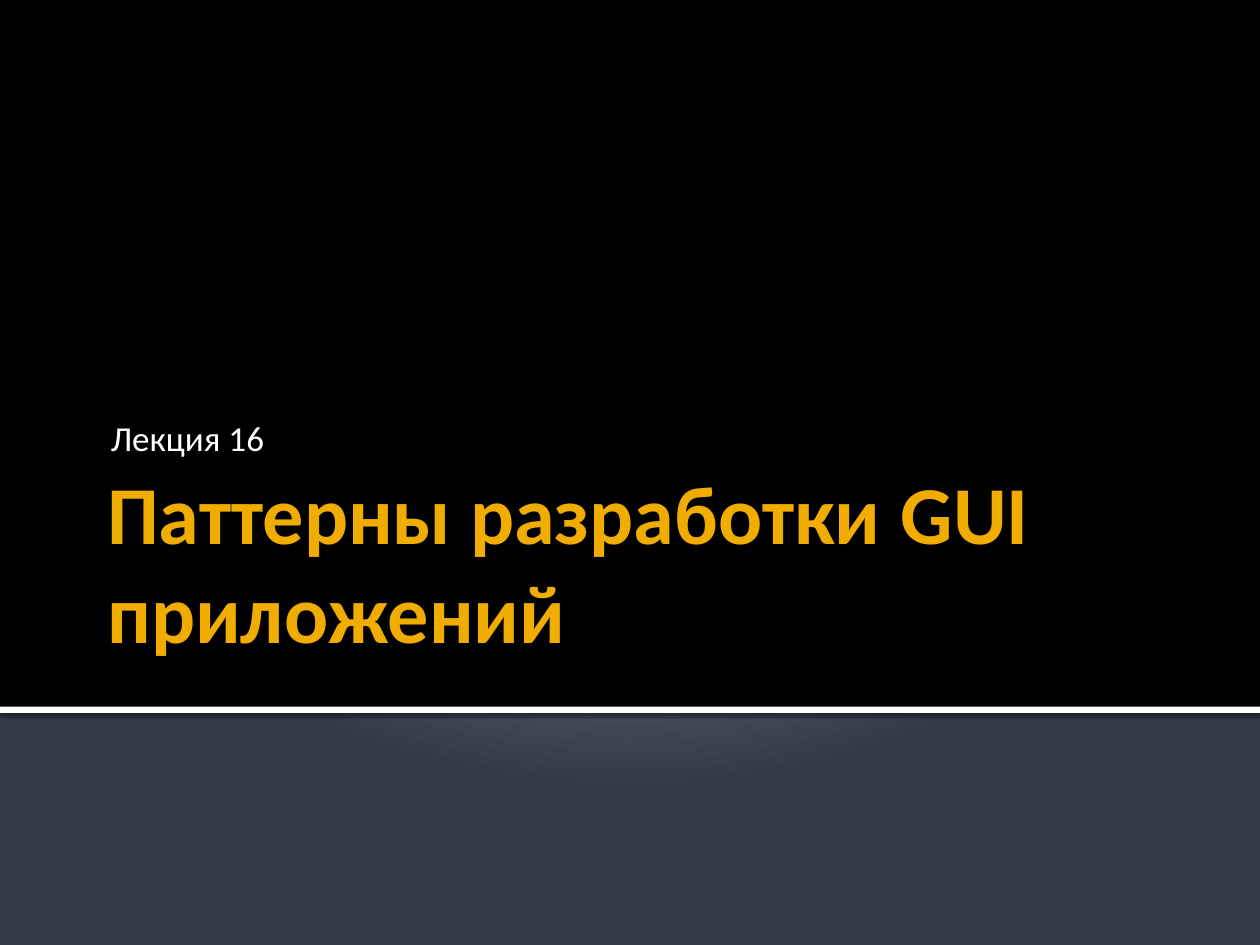
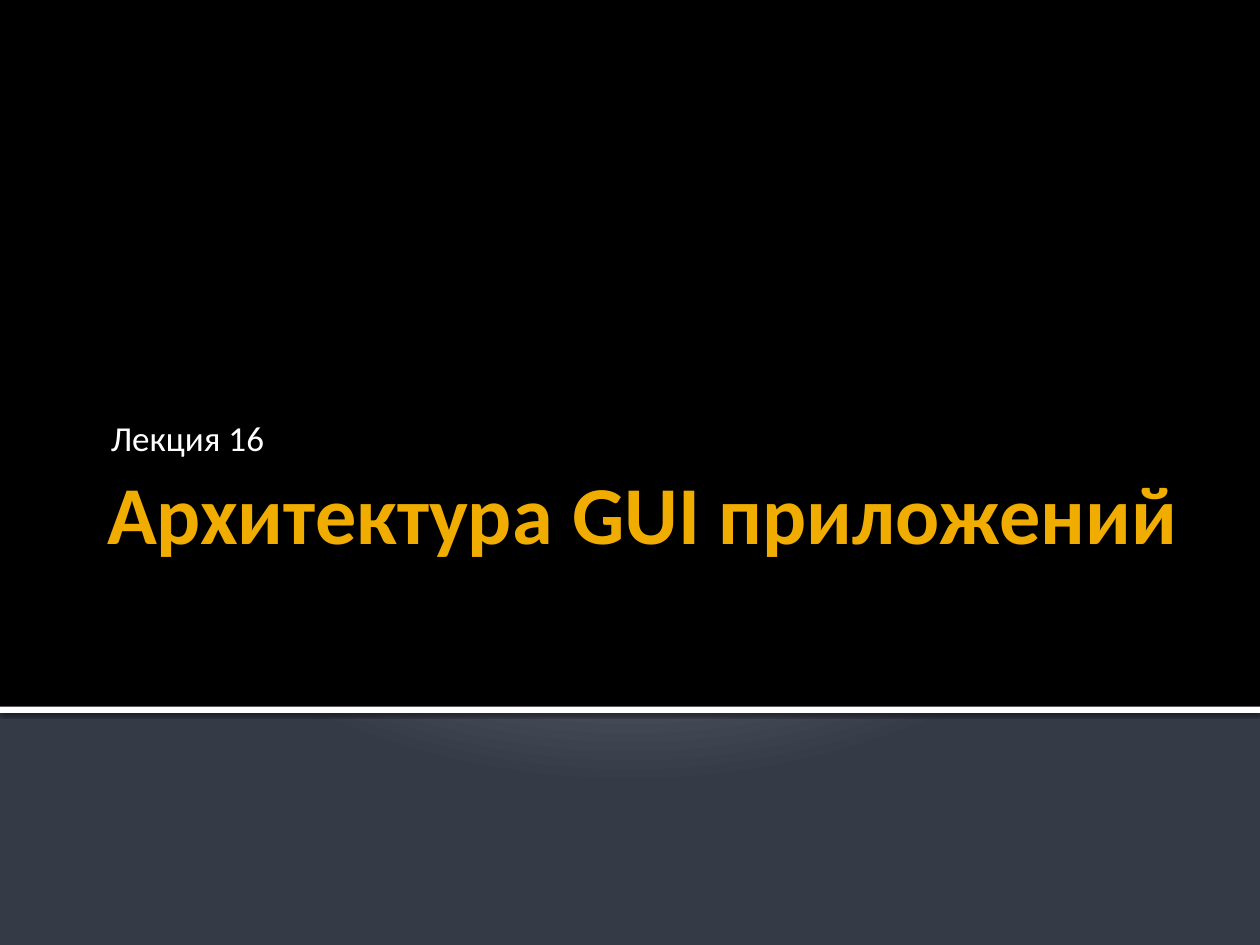
Before and after one commit to alexey-malov/ood, a slide deck: slide 1 of lectures/16.mvxx/mvxx.pptx. Drawn at 1260x945 pixels with LibreOffice and Linux fonts; fonts in the diff are those of the drawing. Boxes give left, top, right and bottom in pixels: in the first picture for what was removed or moved away, otherwise in the second. Text is boxed around its words. In the diff, an @@ line names an element or a change of style, - is before the commit and + after.

```diff
--- a/lectures/16.mvxx/mvxx.pptx
+++ b/lectures/16.mvxx/mvxx.pptx
@@ title at (107,488,1177,557): text changed @@
-Паттерны разработки GUI приложений
+Архитектура GUI приложений
```
Also in this commit, not shown: 4 other files.
